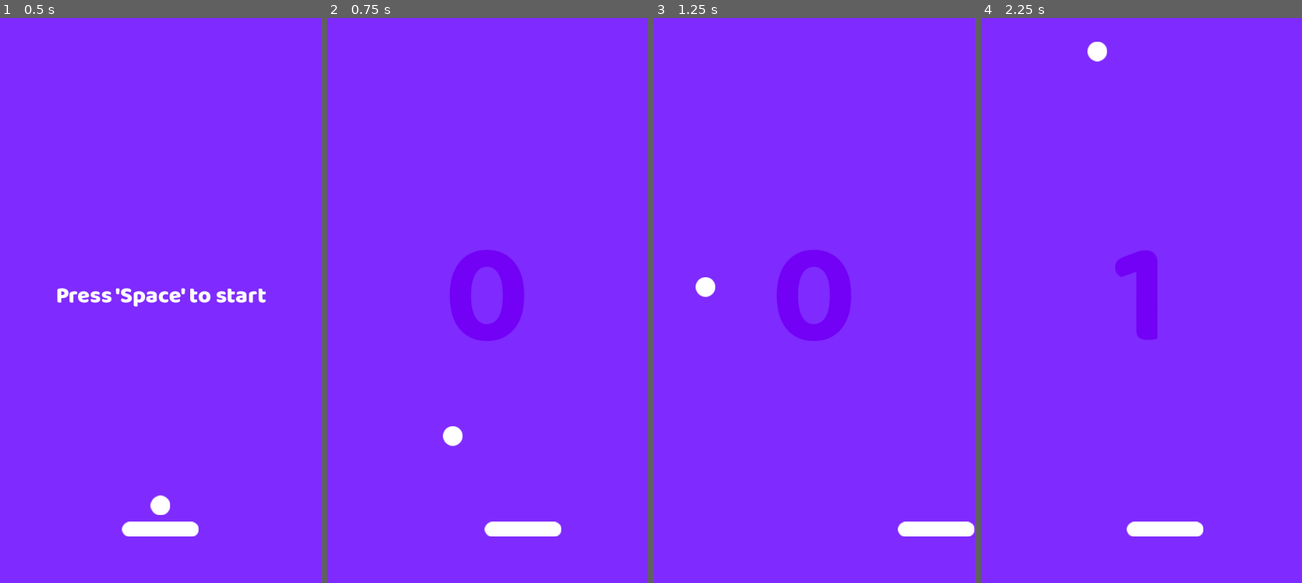
Above: before the commit, frames 1-4 (left to right).
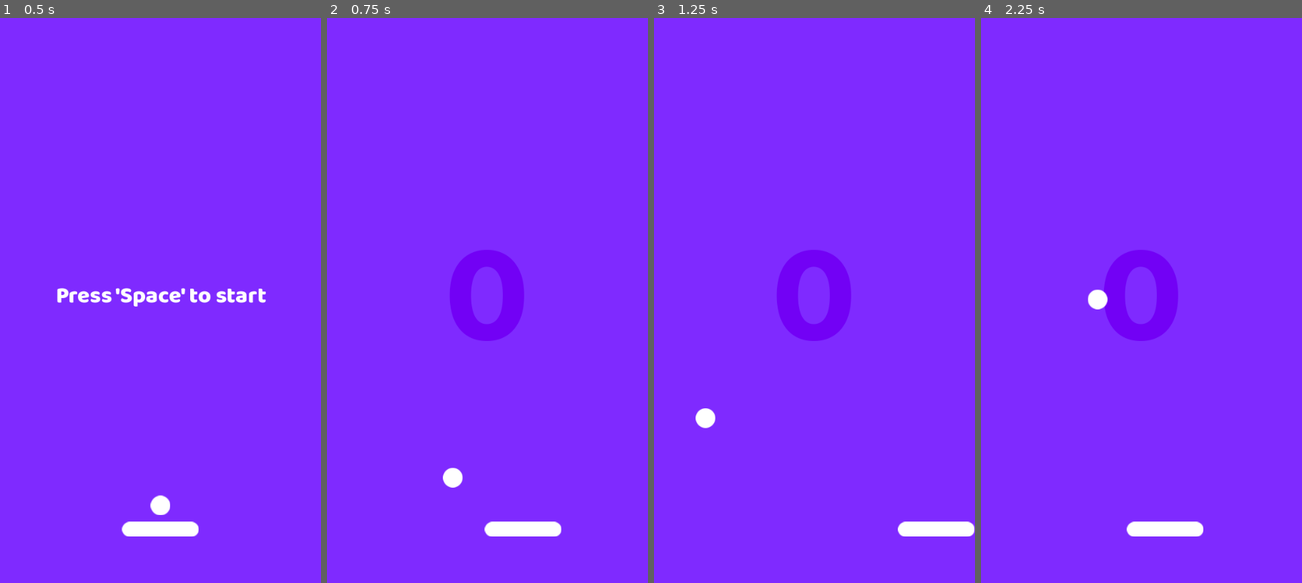
Above: after the commit, the same moments.

Repository: DevCadion/SpacePong
Game: Godot game, scene res://scens/game.tscn
Two runs of this game, one before a commit and one after it. Both use one fixed random seed, a clock stepped at 60 frames per second and the inputs below.
Inputs:
- Up to frame 1 (0.5 s): no input
- Up to frame 2 (0.75 s): tap Space (vai) at 0.5 s; hold Right (ui_right) from 0.53 s (still down); hold Space (vai) from 0.53 s (still down)
- Up to frame 3 (1.25 s): keep holding Right (ui_right); keep holding Space (vai)
- Up to frame 4 (2.25 s): release Right (ui_right) at 1.28 s; release Space (vai) at 1.28 s; hold Left (ui_left) 1.28-2.03 s; tap Space (vai) at 1.35 s; hold Right (ui_right) from 2.03 s (still down); hold Space (vai) from 2.03 s (still down)

Frame 1 is identical in both runs. In frame 2, 0.4% of the frame differs, in the area x 36-43%, y 72-84%; in frame 3, 0.4%; in frame 4, 2.5%, in the area x 33-62%, y 4-58%.

Commit message:
Colisão

Diff:
--- a/project.godot
+++ b/project.godot
@@ -33,6 +33,14 @@
 ]
 }
 
+[layer_names]
+
+2d_physics/layer_1="Player"
+2d_physics/layer_2="Ball"
+2d_physics/layer_3="Walls"
+2d_physics/layer_4="Asteroids"
+2d_physics/layer_5="Full"
+
 [rendering]
 
 renderer/rendering_method="mobile"
--- a/scens/asteroid.tscn
+++ b/scens/asteroid.tscn
@@ -7,6 +7,8 @@
 radius = 41.1947
 
 [node name="Asteroid" type="Area2D"]
+collision_layer = 8
+collision_mask = 2
 script = ExtResource("1_lrnje")
 
 [node name="Sprite2D" type="Sprite2D" parent="."]
@@ -14,3 +16,5 @@
 
 [node name="CollisionShape2D" type="CollisionShape2D" parent="."]
 shape = SubResource("CircleShape2D_lrnje")
+
+[connection signal="body_entered" from="." to="." method="_on_body_entered"]
--- a/scens/game.tscn
+++ b/scens/game.tscn
@@ -52,24 +52,32 @@
 autowrap_mode = 2
 
 [node name="TopWall" type="StaticBody2D" parent="."]
+collision_layer = 4
+collision_mask = 2
 
 [node name="CollisionShape2D" type="CollisionShape2D" parent="TopWall"]
 position = Vector2(270, -14.5)
 shape = SubResource("RectangleShape2D_ulfje")
 
 [node name="LeftWall" type="StaticBody2D" parent="."]
+collision_layer = 4
+collision_mask = 3
 
 [node name="CollisionShape2D" type="CollisionShape2D" parent="LeftWall"]
 position = Vector2(-15, 479.75)
 shape = SubResource("RectangleShape2D_xahwf")
 
 [node name="RithWall" type="StaticBody2D" parent="."]
+collision_layer = 4
+collision_mask = 3
 
 [node name="CollisionShape2D" type="CollisionShape2D" parent="RithWall"]
 position = Vector2(555, 479.5)
 shape = SubResource("RectangleShape2D_xahwf")
 
 [node name="Full" type="Area2D" parent="."]
+collision_layer = 16
+collision_mask = 2
 
 [node name="CollisionShape2D" type="CollisionShape2D" parent="Full"]
 position = Vector2(270, 976.5)
@@ -78,8 +86,11 @@
 
 [node name="Ball" parent="." instance=ExtResource("3_xahwf")]
 position = Vector2(270, 830)
+collision_layer = 2
+collision_mask = 29
 
 [node name="Player" parent="." instance=ExtResource("2_ulfje")]
+collision_mask = 6
 
 [node name="Timer" type="Timer" parent="."]
 wait_time = 3.0
--- a/scripts/asteroid.gd
+++ b/scripts/asteroid.gd
@@ -17,3 +17,8 @@
 	elif (start_side == "left"):
 		global_position.x += speed * delta
 		rotation += rotation_speed * delta
+
+
+func _on_body_entered(body):
+	body.pongs += 1
+	queue_free()
--- a/scripts/ball.gd
+++ b/scripts/ball.gd
@@ -2,10 +2,11 @@
 
 
 var started = false
-var start_speed = 500
+var start_speed = 200
 var incremental_speed = 1.02
 var angle = [-250, 250]
 var pongs = 0
+var max_speed = 1500
 
 func _physics_process(delta):
 	if Input.is_action_pressed("vai") and started == false:
@@ -14,9 +15,12 @@
 		var collisions = move_and_collide(velocity * delta)
 		if collisions != null:
 			if collisions.get_collider().name == "TopWall":
-				pongs += 1
-				velocity = velocity.bounce(collisions.get_normal()) * incremental_speed
-
+				if (velocity.length() > max_speed):
+					pongs += 1
+					velocity = velocity.bounce(collisions.get_normal())
+				else :
+					pongs += 1
+					velocity = velocity.bounce(collisions.get_normal()) * incremental_speed
 			else:
 				velocity = velocity.bounce(collisions.get_normal())
 
